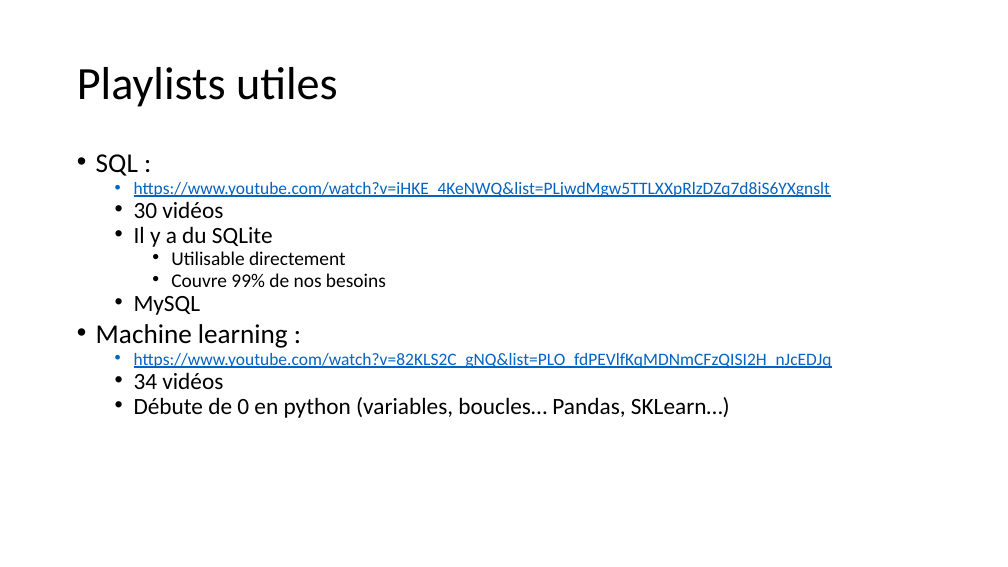
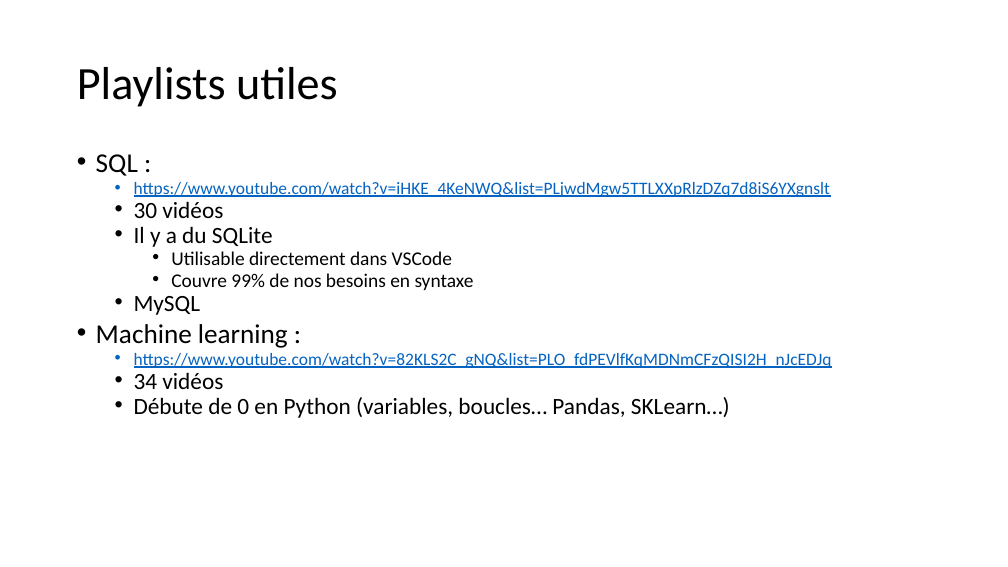
Before and after one commit to 40tude/Data_Essentials_Stage_Oct_2023, a slide deck: slide 2 of notes_de_stage.pptx. Drawn at 1008x567 pixels with LibreOffice and Linux fonts; fonts in the diff are those of the drawing. Boxes give left, top, right and bottom in pixels: in the first picture for what was removed or moved away, otherwise in the second. Text is boxed around its words. In the diff, an @@ line names an element or a change of style, - is before the commit and + after.

```diff
--- a/notes_de_stage.pptx
+++ b/notes_de_stage.pptx
@@ text at <box>171,251,474,290</box>: text changed @@
-    • Utilisable directement
-    • Couvre 99% de nos besoins
+    • Utilisable directement dans VSCode
+    • Couvre 99% de nos besoins en syntaxe
@@ text at <box>134,397,730,418</box>: text changed @@
-  • Débute de 0 en python (variables, boucles… Pandas, SKLearn…)
+  • Débute de 0 en Python (variables, boucles… Pandas, SKLearn…)
```
Also in this commit, not shown: 13 other slides changed, 4 slides added, 1 other file.
